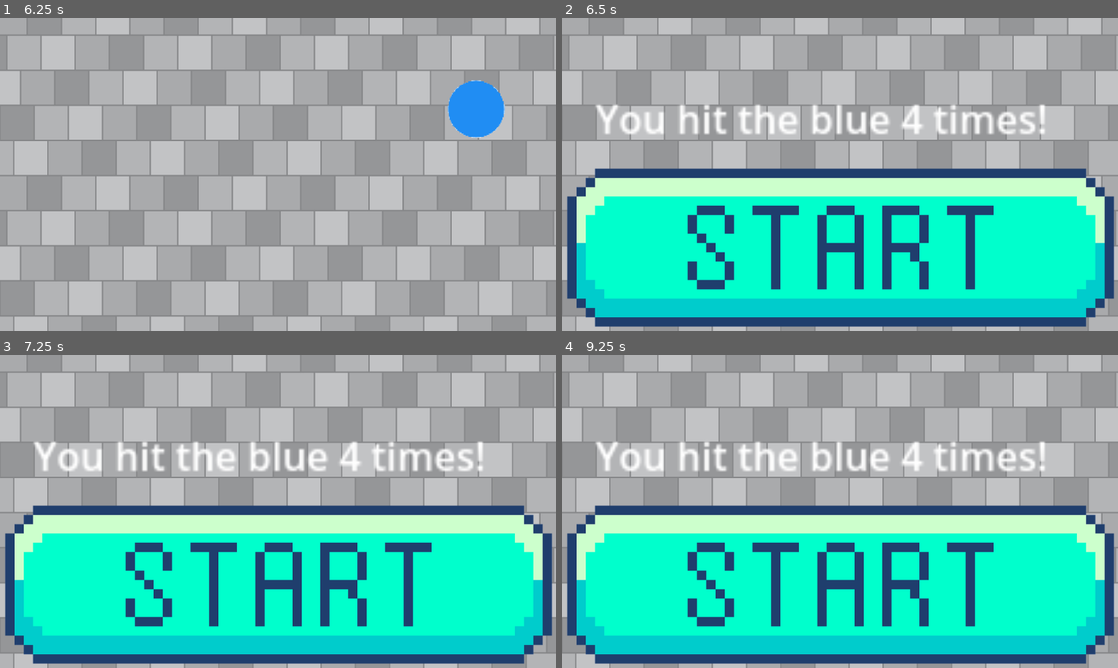
Above: before the commit, frames 1-4 (two rows, left to right).
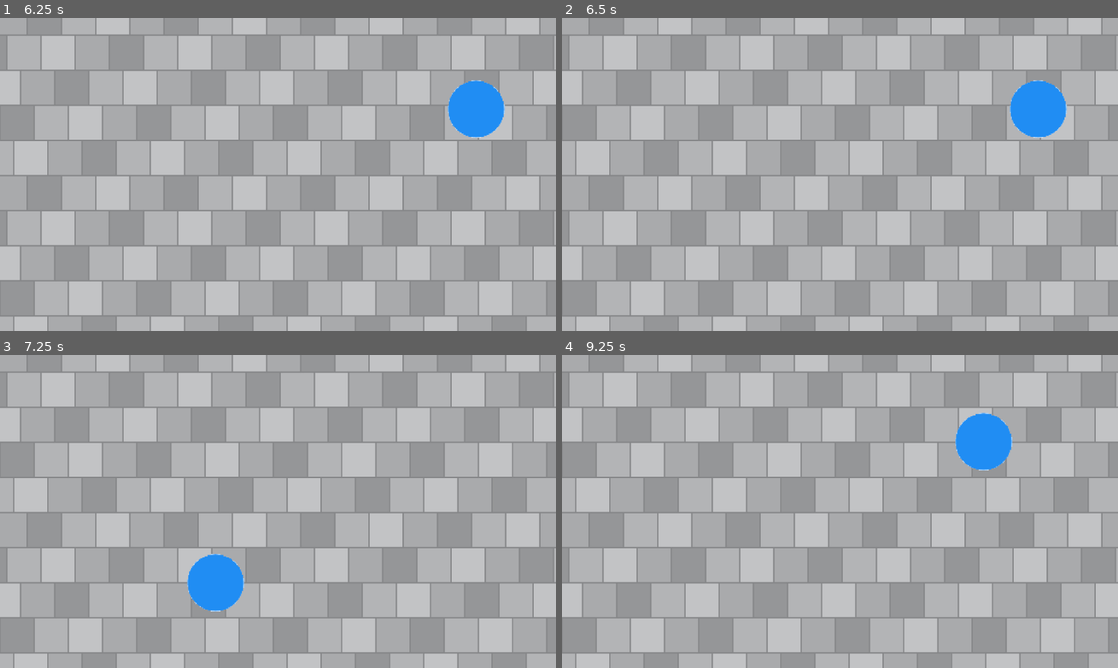
Above: after the commit, the same moments.

Repository: MalachiNg/Brain_games
Game: Godot game, scene res://main.tscn
Two runs of this game, one before a commit and one after it. Both use one fixed random seed, a clock stepped at 60 frames per second and the inputs below.
Inputs (mouse positions are in pixels of both pictures, inside the frame that each line leads up to):
- Up to frame 1 (6.25 s): click (394, 205) at 0.5 s; click (278, 246) at 1.25 s; click (478, 108) at 2 s; click (216, 246) at 2.75 s; click (183, 168) at 3.5 s; tap Enter (button_enter) at 4.25 s; tap 0 (button_0) at 4.35 s; click (472, 271) at 5 s; tap Space at 5.75 s; tap 1 (button_1) at 5.85 s
- Up to frame 2 (6.5 s): no input
- Up to frame 3 (7.25 s): tap 2 (button_2) at 6.6 s
- Up to frame 4 (9.25 s): tap 3 (button_3) at 7.35 s; tap Enter (button_enter) at 8 s; tap 4 (button_4) at 8.1 s; tap Space at 8.75 s; tap 5 (button_5) at 8.85 s

Frame 1 is identical in both runs. In frame 2, 53% of the frame differs, in the area x 0-100%, y 19-99%; in frame 3, 52%; in frame 4, 53%.

Commit message:
Minor Update: Button game start button bug patched. In the previous commit the game time was set to 5 seconds for debugging, now it is at the intended 30.

Diff:
--- a/button_clicking_game.gd
+++ b/button_clicking_game.gd
@@ -41,6 +41,7 @@
 	location_6 = Vector2(randf_range(0, 1033), randf_range(0, 528))
 	$Button.position = location_1
 	game_running = true
+	master_timer_up = false
 	score = 0
 	master_timer()
 
@@ -97,13 +98,14 @@
 		button_stage += 1 # move the real button.
 
 func master_timer():
-	await get_tree().create_timer(5).timeout
+	await get_tree().create_timer(30).timeout
 	master_timer_up = true
 	get_tree().paused = true
 	game_over()
 
 
 func game_over():
+	button_stage = 1
 	$Button.hide()
 	$Start_Button.show()
 	$Instructions.show()
@@ -116,6 +118,7 @@
 		$Instructions.position.y = 0
 	if score != 1 and score != 0:
 		$Instructions.text = "You hit the blue " + str(score) + " times!"
+	get_tree().paused = false
 
 
 
